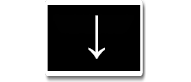
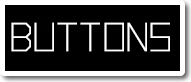
Two versions of the same layered image (191px x 82px). Layer-by-layer changes:
added layer "buttons" above "Keys" over [11, 22, 170, 52]
hid group "Keys" (6 layers) over [0, 0, 191, 82]
showed "Camada 1 copiar" over [0, 0, 191, 82]
